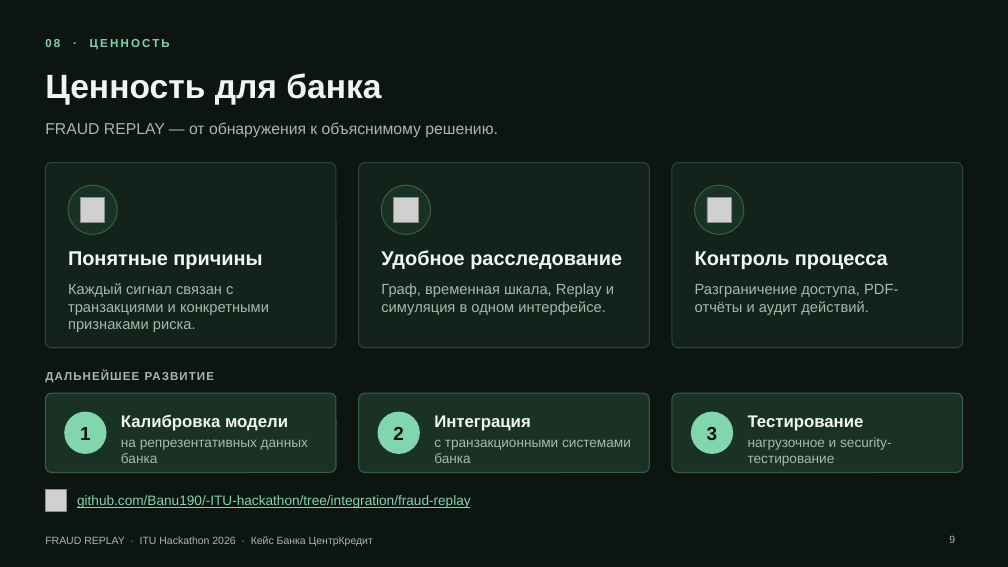
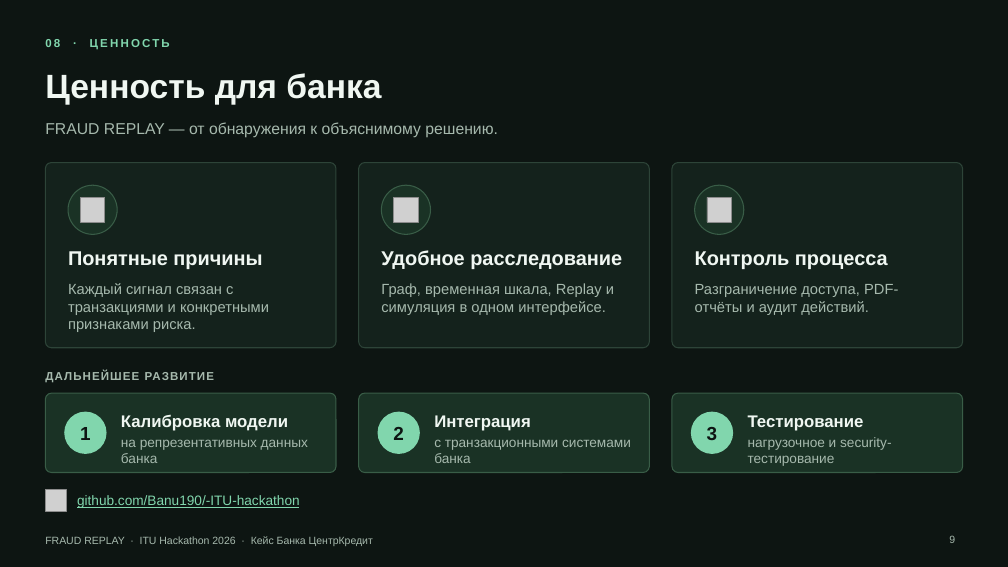
Before and after one commit to Banu190/-ITU-hackathon, a slide deck: slide 9 of fraud-replay/presentation/FRAUD_REPLAY_ITU_2026.pptx. Drawn at 1008x567 pixels with LibreOffice and Linux fonts; fonts in the diff are those of the drawing; grey boxes stand for pictures. Boxes give left, top, right and bottom in pixels: in the first picture for what was removed or moved away, otherwise in the second. Text is boxed around its words. In the diff, an @@ line names an element or a change of style, - is before the commit and + after.

Commit message:
Update final hackathon presentation

```diff
--- a/fraud-replay/presentation/FRAUD_REPLAY_ITU_2026.pptx
+++ b/fraud-replay/presentation/FRAUD_REPLAY_ITU_2026.pptx
@@ text at box(77, 495, 300, 508): text changed @@
-github.com/Banu190/-ITU-hackathon/tree/integration/fraud-replay
+github.com/Banu190/-ITU-hackathon
```
Also in this commit, not shown: 1 other slide changed, 1 other file.
